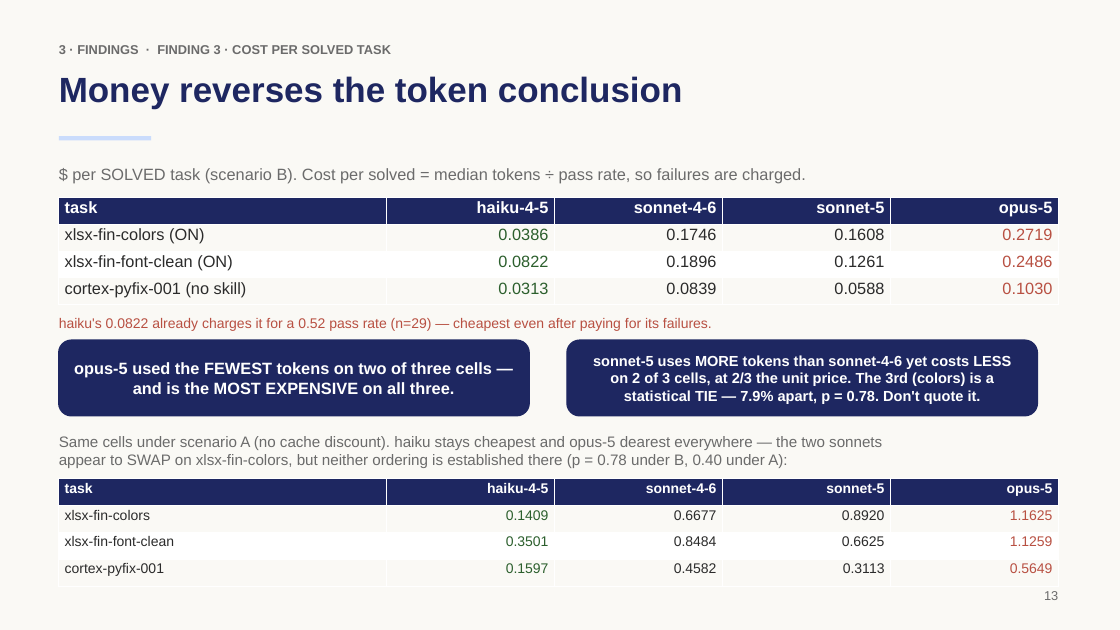
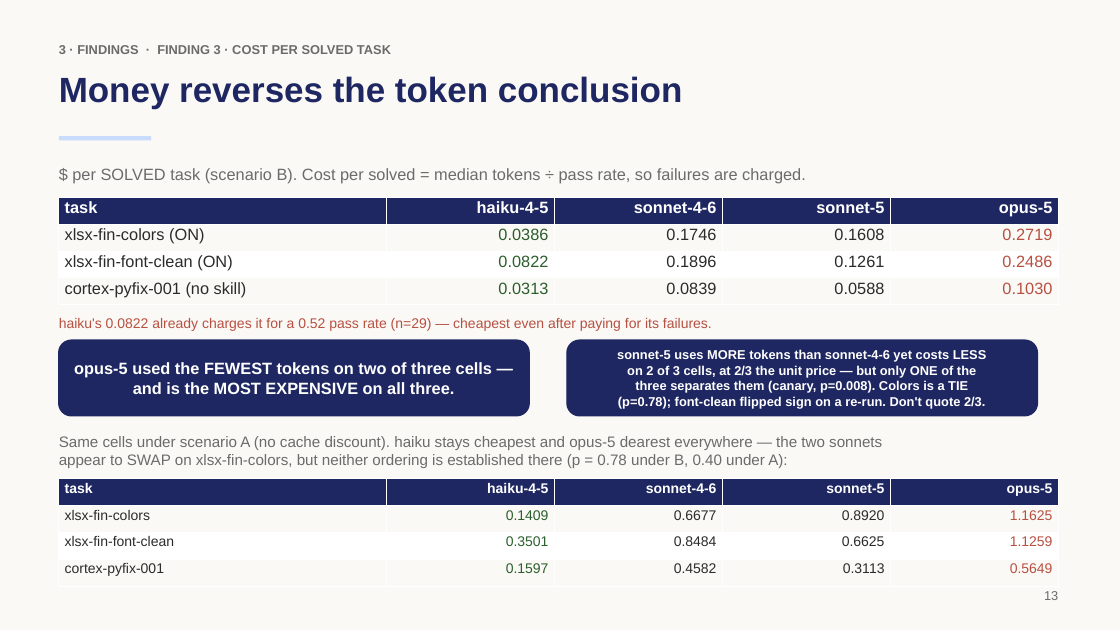
Before and after one commit to rossoctl/autobench-claudecode, a slide deck: slide 13 of results/autobench-claudecode-summary.pptx. Drawn at 1120x630 pixels with LibreOffice and Linux fonts; fonts in the diff are those of the drawing. Boxes give left, top, right and bottom in pixels: in the first picture for what was removed or moved away, otherwise in the second. Text is boxed around its words. In the diff, an @@ line names an element or a change of style, - is before the commit and + after.

```diff
--- a/results/autobench-claudecode-summary.pptx
+++ b/results/autobench-claudecode-summary.pptx
@@ text in rounded rectangle at <box>617,349,987,362</box>: size 12.5 to 11 pt in "sonnet-5 uses MORE tokens than sonnet-4-6 yet ..." @@
@@ text in rounded rectangle at <box>618,365,985,409</box>: text changed; size 12.5 to 11 pt @@
-on 2 of 3 cells, at 2/3 the unit price. The 3rd (colors) is a
-statistical TIE — 7.9% apart, p = 0.78. Don't quote it.
+on 2 of 3 cells, at 2/3 the unit price — but only ONE of the
+three separates them (canary, p=0.008). Colors is a TIE
+(p=0.78); font-clean flipped sign on a re-run. Don't quote 2/3.
```
Also in this commit, not shown: 3 other slides changed, 7 other files.
